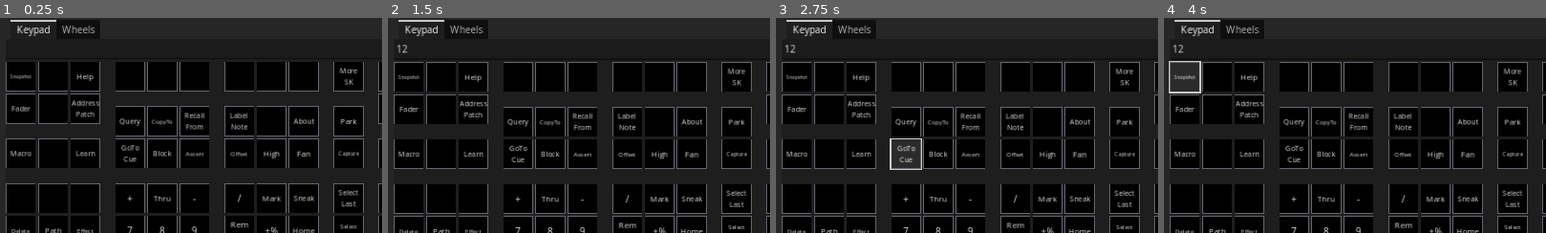
Above: before the commit, frames 1-4 (left to right).
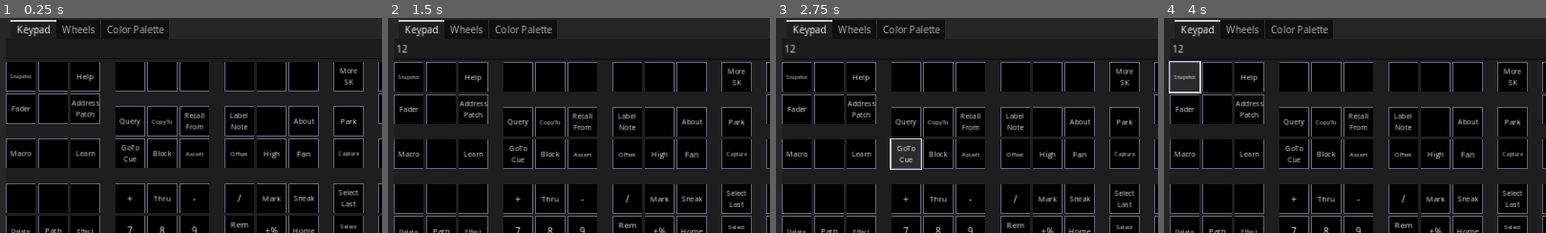
Above: after the commit, the same moments.

Repository: CoffeeCoder1/etc-eos-remote
Game: Godot game, scene res://scenes/main/main.tscn
The game is run twice, just before and just after one commit, with the same random seed, the same clock (stepped at 60 frames per second) and the same inputs.
Inputs (mouse positions are % of the whole screen's width and height, from its top left):
- Up to frame 1 (0.25 s): no input
- Up to frame 2 (1.5 s): click (50, 12) at 0.52 s; type "12" at 0.6 s; click "." at 1.25 s
- Up to frame 3 (2.75 s): click "GoTo Cue" at 2 s
- Up to frame 4 (4 s): click "GoTo Cue" at 2.75 s; click "Snapshot" at 3.5 s
The pictures show only the part of the screen within x 0-50%, y 4-54%; the shares and areas given below are measured in that part.

The runs differ from the first frame. In frame 1, 0.2% of the frame differs, in the area x 28-43%, y 3-8%; in frame 2, 0.2%; in frame 3, 0.2%; in frame 4, 0.2%.

Commit message:
Add a Color Palette tab

Diff:
--- a/scenes/main/main.tscn
+++ b/scenes/main/main.tscn
@@ -7,6 +7,7 @@
 [ext_resource type="PackedScene" uid="uid://cv50y2jxdoasn" path="res://scenes/panels/settings/settings.tscn" id="2_w362o"]
 [ext_resource type="PackedScene" uid="uid://5rbtyjxu8hl4" path="res://scenes/panels/wheels/wheels.tscn" id="4_jlbm2"]
 [ext_resource type="PackedScene" uid="uid://lowydp6qwkqd" path="res://scenes/panels/keypad/keypad.tscn" id="5_j6y4i"]
+[ext_resource type="PackedScene" uid="uid://bmo1memxoldc5" path="res://scenes/panels/color_palette/color_palette.tscn" id="7_lqers"]
 [ext_resource type="Script" path="res://addons/godOSC/scripts/OSCClientTCP.gd" id="10_iei1a"]
 [ext_resource type="Script" path="res://scenes/messages/osc_user.gd" id="11_3aw7r"]
 
@@ -161,6 +162,11 @@
 layout_mode = 2
 metadata/_tab_index = 1
 
+[node name="Color Palette" parent="PanelContainer/MarginContainer/VBoxContainer/TabContainer" instance=ExtResource("7_lqers")]
+visible = false
+layout_mode = 2
+metadata/_tab_index = 2
+
 [node name="SettingsContainer" parent="PanelContainer/MarginContainer" instance=ExtResource("2_w362o")]
 unique_name_in_owner = true
 visible = false
--- /dev/null
+++ b/scenes/panels/color_palette/color_palette.tscn
@@ -0,0 +1,13 @@
+[gd_scene load_steps=2 format=3 uid="uid://bmo1memxoldc5"]
+
+[ext_resource type="PackedScene" uid="uid://5c4o7ev5j72d" path="res://scenes/elements/color_palette_osc/color_palette_osc.tscn" id="1_qklot"]
+
+[node name="ColorPalette" type="PanelContainer"]
+anchors_preset = 15
+anchor_right = 1.0
+anchor_bottom = 1.0
+grow_horizontal = 2
+grow_vertical = 2
+
+[node name="ColorPaletteOSC" parent="." instance=ExtResource("1_qklot")]
+layout_mode = 2
Not shown: 1 places in scenes/main/main.tscn that only renumber resources
